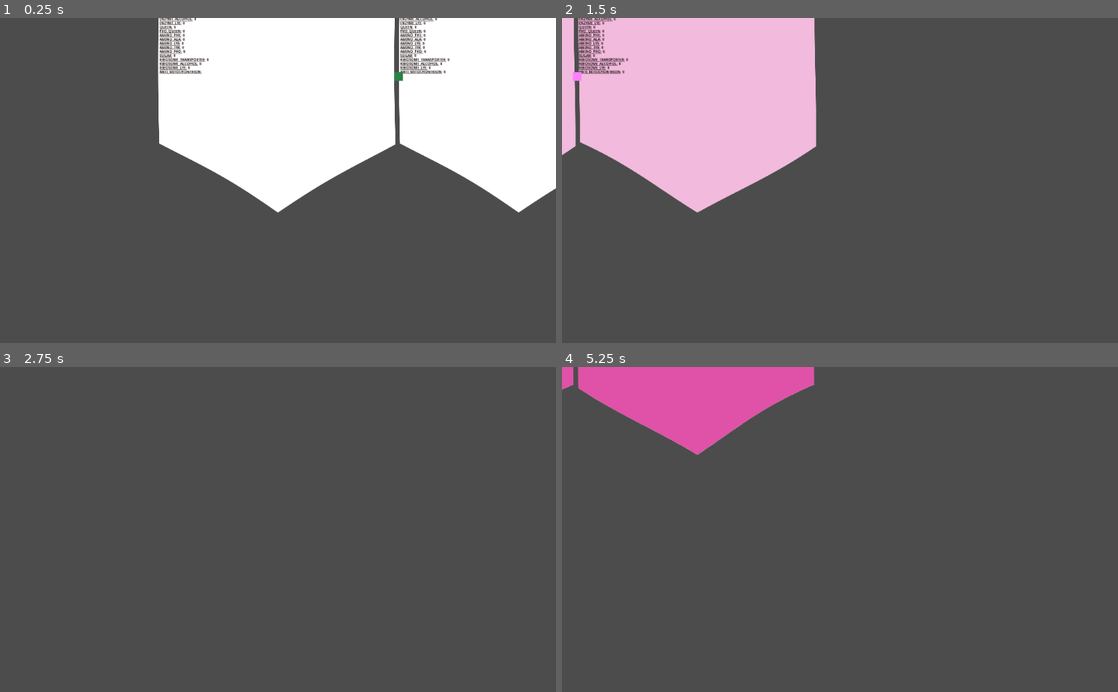
Above: before the commit, frames 1-4 (two rows, left to right).
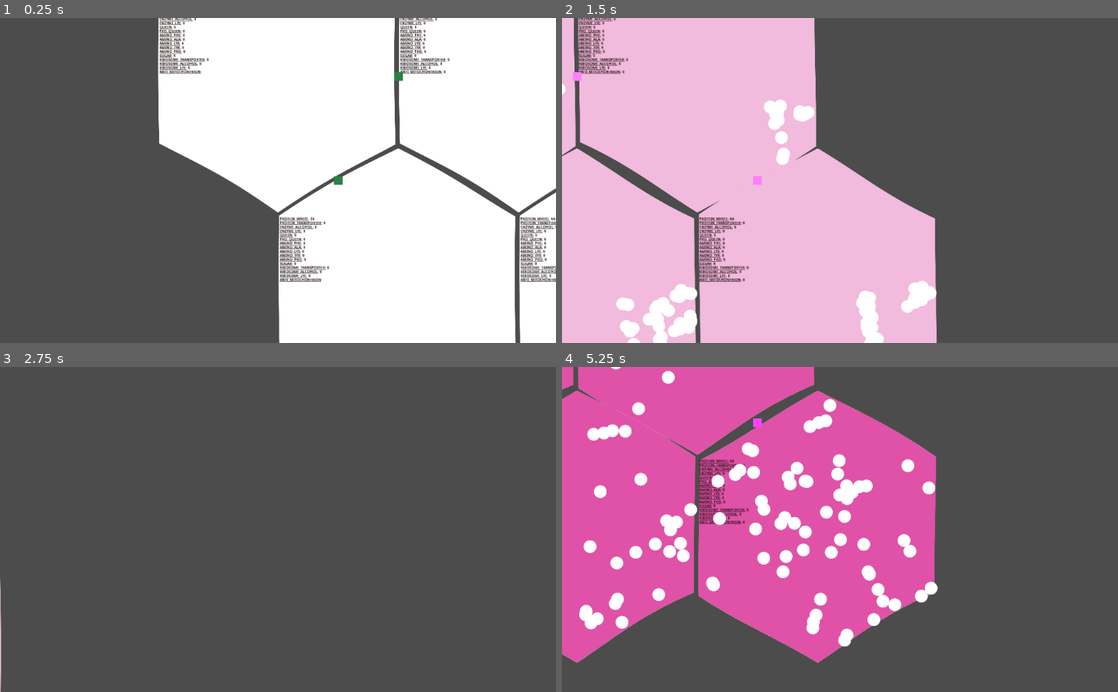
Above: after the commit, the same moments.

Repository: tobyp/hackathon2020
Game: Godot game, scene res://main.tscn
Two runs of this game, one before a commit and one after it. Both use one fixed random seed, a clock stepped at 60 frames per second and the inputs below.
Inputs (mouse positions are in pixels of both pictures, inside the frame that each line leads up to):
- Up to frame 1 (0.25 s): no input
- Up to frame 2 (1.5 s): tap Enter at 0.5 s; move the mouse to (962, 164) at 0.52 s; hold D 0.53-1.25 s; click (962, 164) at 0.67 s; drag from (728, 196) to (812, 245) at 1.27 s
- Up to frame 3 (2.75 s): move the mouse to (333, 458) at 2.02 s; hold D from 2.03 s (still down)
- Up to frame 4 (5.25 s): release D at 2.75 s; drag from (812, 594) to (673, 480) at 2.77 s; tap Space at 3.5 s; move the mouse to (1006, 578) at 3.52 s; hold A 3.53-4.25 s; drag from (673, 480) to (756, 448) at 4.27 s; move the mouse to (867, 529) at 5.02 s; hold S from 5.03 s (still down); click (867, 529) at 5.17 s

The runs differ from the first frame. In frame 1, 24% of the frame differs, in the area x 36-100%, y 16-100%; in frame 2, 34%; in frame 3, less than 0.1%; in frame 4, 42%, in the area x 0-68%, y 0-92%.

Commit message:
Fix pressure system

Diff:
--- a/cells/cell.gd
+++ b/cells/cell.gd
@@ -13,6 +13,12 @@
 var particle_counts = {}
 var output_rules = {}  # Dict[ParticleType, Dict[Cell, bool]], output_rules[PARTICLE_*][<Neighbor Cell>] = true/false
 var discovered: bool = true
+
+### PRIVATE MEMBERS
+# since transferring an integer number of particles each tick makes it impossible to see any changes,
+# and random()-gating any transfers is sad, this will keep track of "partial" transfers, letting them
+# accumulate, and then transferring while numbers whenever the counter >= 1.
+var output_valves = {}  # Dict[Cell, float]
 
 ### API
 # Are particles of type `type` allowed to be pushed to `neighbor`?
@@ -50,7 +56,7 @@
 			break
 	particle_counts[type] = new_count
 	emit_signal("particle_count_changed", type, old_count, new_count)
-	return count
+	return old_count - new_count
 
 # Transfer `count` particles of type `type` from this cell to `dest`.
 # This should take care of updating the particle_count dicts on both cells, and any actual particle
@@ -98,8 +104,13 @@
 		var budget = min(demand_total, supply_own)  # don't send more than the neighbors want, but also not more than we have
 		if demand_total > 0:
 			for n in demand_neighbors.keys():
-				var demand_neighbor = demand_neighbors[n]
-				self._push_particles(t, n, round(budget * demand_neighbor / demand_total) as int)
+				var demand_neighbor = demand_neighbors[n] / demand_total
+				var transfer = budget * 0.55 * exp(-4 * demand_neighbor)
+				var valve_transfer = output_valves.get(n, 0) + transfer
+				if valve_transfer >= 1.0:
+					self._push_particles(t, n, floor(valve_transfer))
+					valve_transfer -= floor(valve_transfer)
+				output_valves[n] = valve_transfer
 
 func _process_recipes():
 	var recipes = Recipe.matches(particle_counts)
--- a/main.gd
+++ b/main.gd
@@ -4,11 +4,16 @@
 
 func _ready():
 	var cell0 = $HexGrid.create_cell(0, 0) as Cell
-	cell0.add_particles(Globals.ParticleType.PROTEIN_WHITE, 20)
+	cell0.add_particles(Globals.ParticleType.PROTEIN_WHITE, 40)
 	var cell1 = $HexGrid.create_cell(1,0)
+	var cell2 = $HexGrid.create_cell(0,1)
+	cell2.add_particles(Globals.ParticleType.PROTEIN_WHITE, 20)
+	var cell3 = $HexGrid.create_cell(1,1)
+	cell3.add_particles(Globals.ParticleType.PROTEIN_WHITE, 60)
+
 	cell0.set_output_rule(Globals.ParticleType.PROTEIN_WHITE, cell1, true)
-
-	var cell2 = $HexGrid.create_cell(2,-1)
+	cell0.set_output_rule(Globals.ParticleType.PROTEIN_WHITE, cell2, true)
+	cell0.set_output_rule(Globals.ParticleType.PROTEIN_WHITE, cell3, true)
 
 	var edges = $HexGrid.get_undirected_node_connections()
 	for connection in edges:
